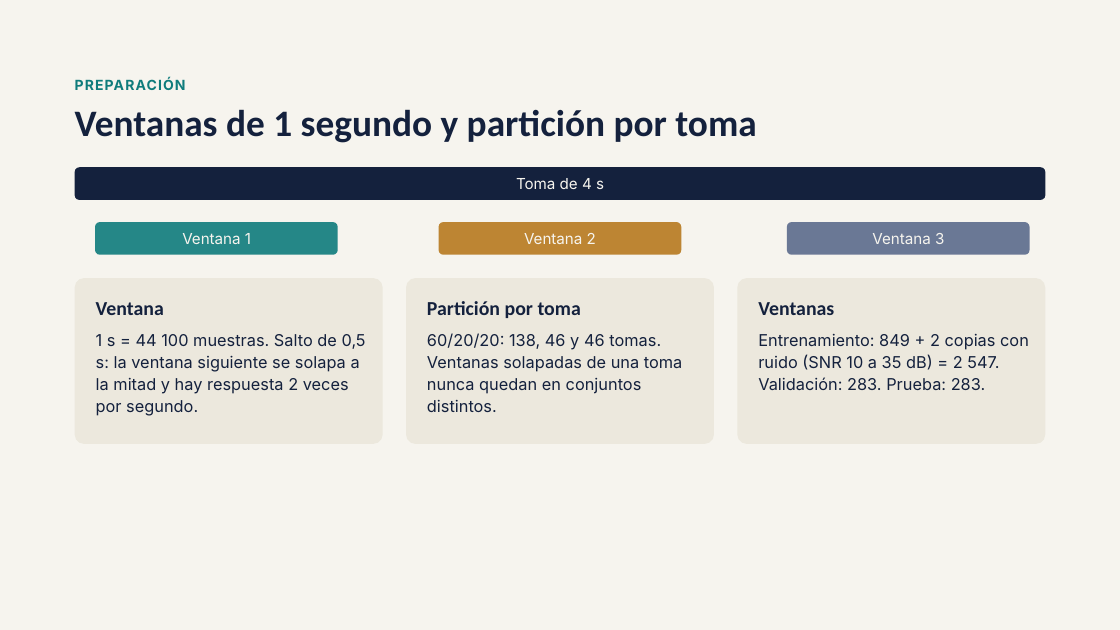
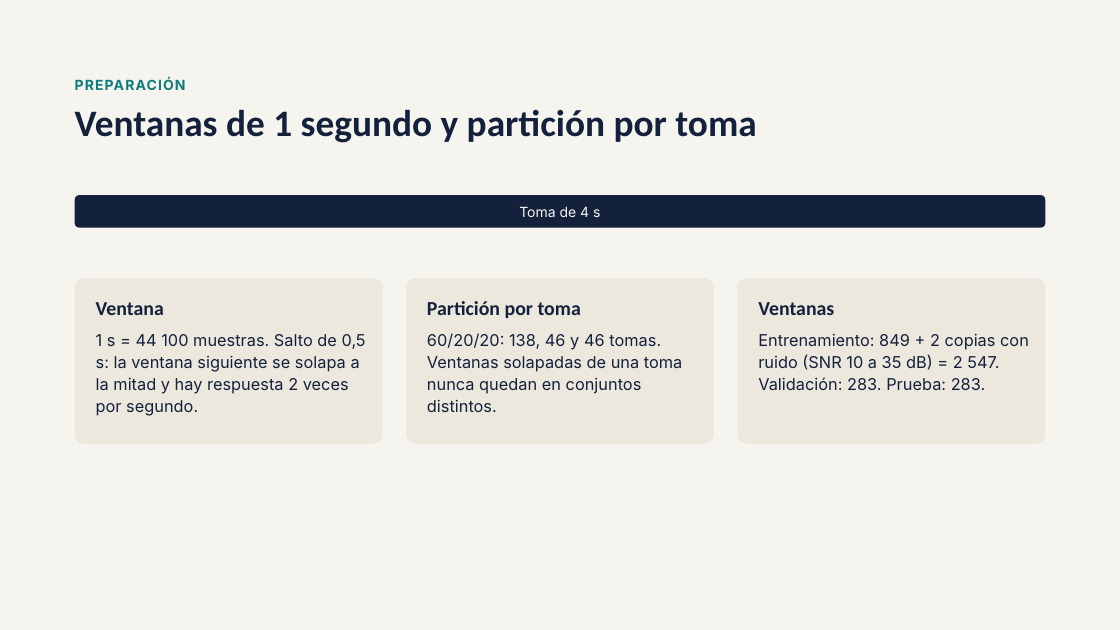
Before and after one commit to belenmejia07/ModeloAfinador, a slide deck: slide 5 of docs/Afinador_Violin_IA_fase2.pptx (slide 4 before the commit). Drawn at 1120x630 pixels with LibreOffice and Linux fonts; fonts in the diff are those of the drawing. Boxes give left, top, right and bottom in pixels: in the first picture for what was removed or moved away, otherwise in the second. Text is boxed around its words. In the diff, an @@ line names an element or a change of style, - is before the commit and + after.

```diff
--- a/docs/Afinador_Violin_IA_fase2.pptx
+++ b/docs/Afinador_Violin_IA_fase2.pptx
@@ freeform shape "Toma de 4 s": place and size @@
-freeform shape "Toma de 4 s" at (75,167,1046,200)
+freeform shape "Toma de 4 s" at (75,195,1046,228)
@@ freeform shape "Toma de 4 s" at (75,195,1046,228): size 13 to 12 pt @@
@@ rounded rectangle removed at (95,222,338,255) @@
@@ text removed at (182,233,251,244) @@
-Ventana 1
@@ rounded rectangle removed at (439,222,681,255) @@
@@ text removed at (524,233,596,244) @@
-Ventana 2
@@ rounded rectangle removed at (787,222,1030,255) @@
@@ text removed at (872,233,944,244) @@
-Ventana 3
```
Also in this commit, not shown: 2 other slides changed, 5 slides added, 4 other files.
